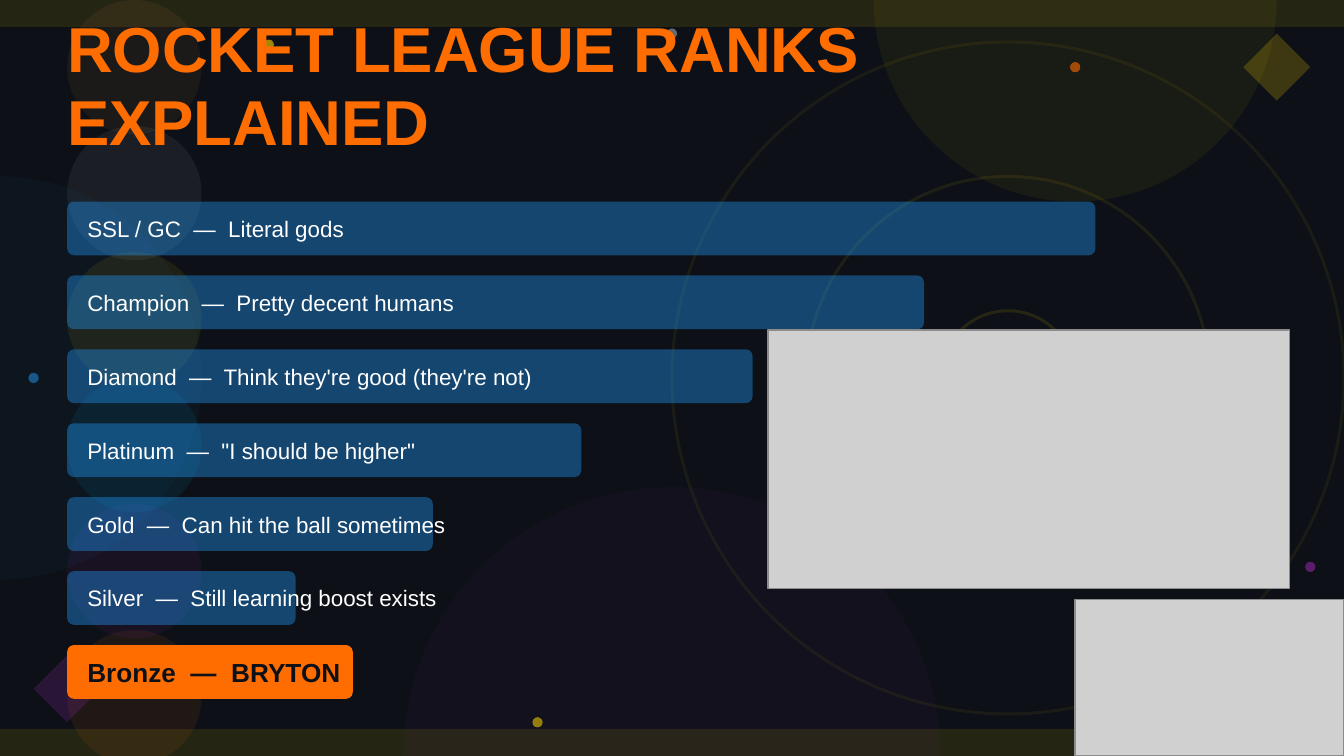
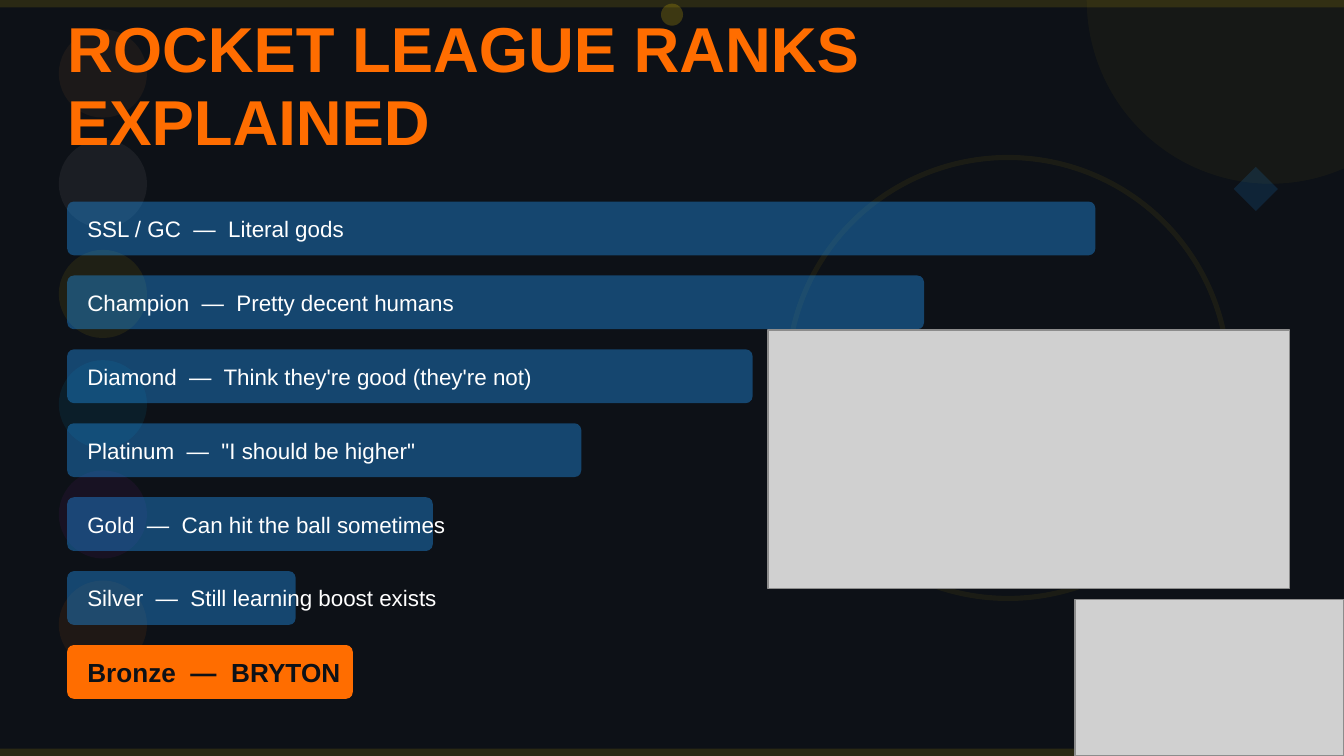
Before and after one commit to coenheinrich-beep/landscape-site-1, a slide deck: slide 2 of rl_bachelor_extra.pptx. Drawn at 1344x756 pixels with LibreOffice and Linux fonts; fonts in the diff are those of the drawing; grey boxes stand for pictures. Boxes give left, top, right and bottom in pixels: in the first picture for what was removed or moved away, otherwise in the second. Text is boxed around its words. In the diff, an @@ line names an element or a change of style, - is before the commit and + after.

```diff
--- a/rl_bachelor_extra.pptx
+++ b/rl_bachelor_extra.pptx
@@ rectangle: place and size @@
-rectangle at box(0, 0, 1344, 27)
+rectangle at box(0, 0, 1344, 7)
@@ rectangle at box(0, 0, 1344, 7): fill #FFD700 at 10% opacity to #FFD700 at 12% opacity @@
@@ ellipse: place and size @@
-ellipse at box(667, 28, 677, 39)
+ellipse at box(661, 4, 683, 26)
@@ ellipse at box(661, 4, 683, 26): fill #C0C0C0 at 50% opacity to #FFD700 at 20% opacity @@
@@ ellipse: place and size @@
-ellipse at box(874, 0, 1277, 202)
+ellipse at box(1087, 0, 1344, 183)
@@ ellipse at box(1087, 0, 1344, 183): fill #FFD700 at 5% opacity to #FFD700 at 4% opacity @@
@@ ellipse: place and size @@
-ellipse at box(67, 0, 202, 134)
+ellipse at box(59, 30, 148, 118)
@@ ellipse removed at box(263, 40, 274, 51) @@
@@ ellipse removed at box(672, 42, 1344, 714) @@
@@ diamond removed at box(1243, 34, 1310, 101) @@
@@ ellipse removed at box(1070, 62, 1081, 73) @@
@@ ellipse: place and size @@
-ellipse at box(67, 126, 202, 261)
+ellipse at box(59, 140, 148, 228)
@@ ellipse removed at box(0, 176, 202, 579) @@
@@ ellipse: place and size @@
-ellipse at box(806, 176, 1210, 579)
+ellipse at box(788, 157, 1228, 598)
@@ ellipse at box(788, 157, 1228, 598): outline #FFD700 1.57 pt to #FFD700 2.76 pt @@
@@ diamond added at box(1234, 167, 1278, 211), fill #2196F3 at 15% opacity @@
@@ ellipse: place and size @@
-ellipse at box(67, 253, 202, 387)
+ellipse at box(59, 250, 148, 339)
@@ ellipse removed at box(941, 310, 1075, 445) @@
@@ ellipse removed at box(28, 372, 39, 383) @@
@@ ellipse: place and size @@
-ellipse at box(67, 378, 202, 512)
+ellipse at box(59, 360, 148, 449)
@@ ellipse: place and size @@
-ellipse at box(67, 504, 202, 638)
+ellipse at box(59, 470, 148, 559)
@@ ellipse removed at box(403, 487, 941, 756) @@
@@ ellipse removed at box(1305, 562, 1316, 573) @@
@@ ellipse: place and size @@
-ellipse at box(67, 630, 202, 756)
+ellipse at box(59, 581, 148, 669)
@@ diamond removed at box(34, 656, 101, 723) @@
@@ ellipse removed at box(532, 718, 543, 728) @@
@@ rectangle at box(0, 749, 1344, 755): fill #FFD700 at 10% opacity to #FFD700 at 12% opacity @@
@@ rectangle: place and size @@
-rectangle at box(0, 728, 1344, 755)
+rectangle at box(0, 749, 1344, 755)
```
Also in this commit, not shown: 8 other slides changed, 1 other file.
